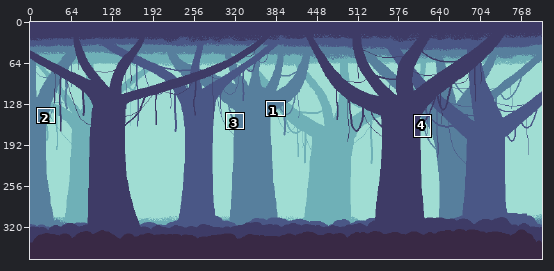
Two versions of one pixel-art file, raw assets/forest-02.ase. The first picture is a wide view before the edit; the outline marks the close-up.
Close-up. Before the edit:
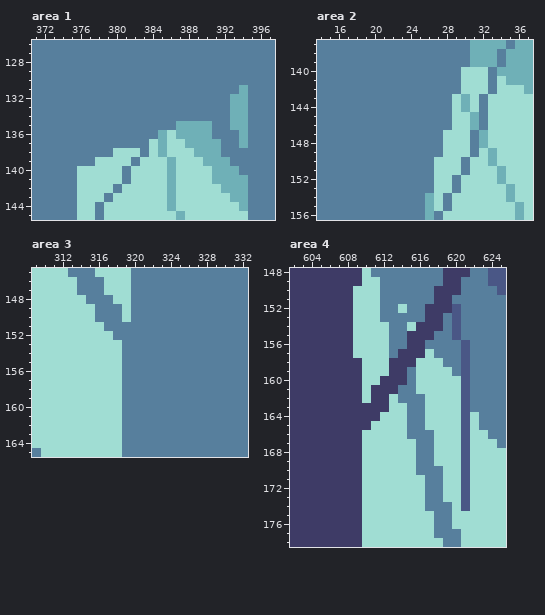
800x370 pixels, 1 frame. Shown: area 1: x 371..397, y 126..145; area 2: x 14..37, y 137..156; area 3: x 309..332, y 145..165; area 4: x 602..625, y 148..178. The commit also changed other parts of the picture, which this record leaves out.
Once edited:
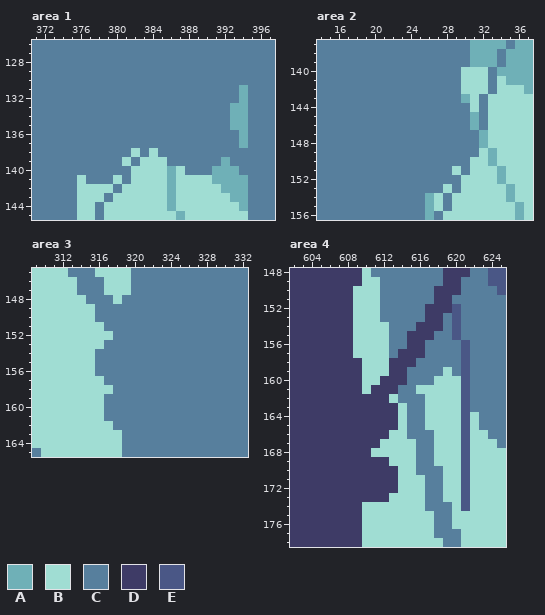
Palette (. is transparent): A #6fb0b7  B #a0ddd3  C #577f9d  D #3e3b66  E #4a5786
From old to new:
Area 1, layer "Layer 3":
y 132: x 393 A -> C
y 135: x 387..390 AAAA -> CCCC
y 136: x 385..390 ABAAAA -> CCCCCC
y 137: x 384..391 BABBAAAA -> CCCCCCCC
y 138: x 380..381 BB -> CC; x 385..391 ABBBAAA -> CCCCCCC
y 139: x 378..380 BBB -> CCC; x 386..391 ABBBAA -> CCCCCC
y 140: x 376..380 BBBBB -> CCCCC; x 388..390 BBB -> CCC
y 141: x 377..379 BBB -> CCC
Area 2, layer "Layer 3":
y 143: x 29 B -> C
y 144: x 29..30 BA -> CC
y 145..146: x 29..30 BB -> CC
y 147..149: x 28..30 BBB -> CCC
y 150: x 27..29 BBB -> CCC
y 151..152: x 27..28 BB -> CC
y 153: x 27 B -> C
Area 3, layer "Layer 3":
y 148..150: x 319 B -> C
y 153: x 317..318 BB -> CC
y 154..156: x 316..318 BBB -> CCC
y 157: x 317..318 BB -> CC
y 158: x 318 B -> C
y 159..161: x 317..318 BB -> CC
y 162: x 318 B -> C
Area 4, layers "Layer 1", "Layer 3":
y 152: x 614 B -> C
y 154: x 615 B -> C
y 157: x 617 B -> C
y 158..159: x 616..618 BBB -> CCC
y 160: x 616..617 BB -> CC
y 162: x 610 B -> D
y 163: x 613 B -> D
y 164: x 612..613 BB -> DD
y 165: x 611..613 BBB -> DDD
y 166: x 610..612 BBB -> DDD
y 167: x 610..611 BB -> DD
y 168: x 610 B -> D
y 169: x 610..612 BBB -> DDD
y 170..172: x 610..613 BBBB -> DDDD
y 173: x 610..612 BBB -> DDD
Changed places in both close-ups, as pixel boxes (x1, y1, x2, y2):
changed: (77, 94, 239, 184)
changed: (434, 94, 470, 193)
changed: (95, 295, 131, 430)
changed: (362, 304, 443, 502)
